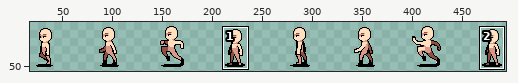
Edited in one commit: sprite sheet (public/assets/Characters/Human/Inworld/Move/South/sheet.png). Above, an overview of the earlier version with the close-up marked.
Close-up. Before the edit:
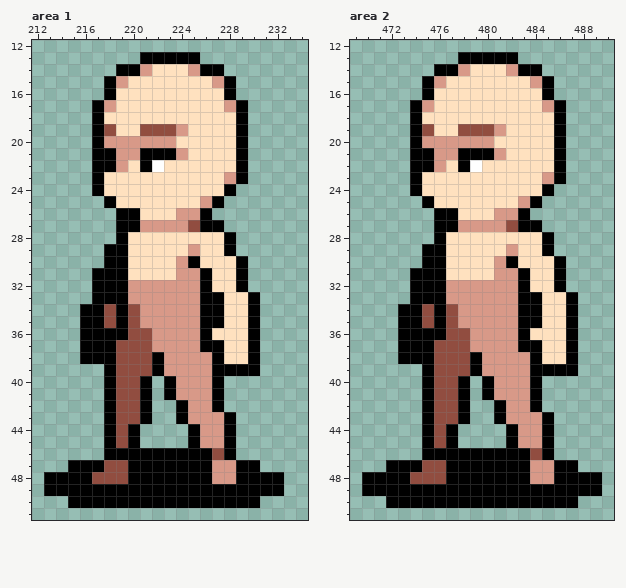
The file is 512x64 pixels. Shown: area 1: x 212..234, y 12..51; area 2: x 469..490, y 12..51. The wide view leaves out empty margins. The commit also changed other parts of the picture, which this record leaves out.
The same view after the edit:
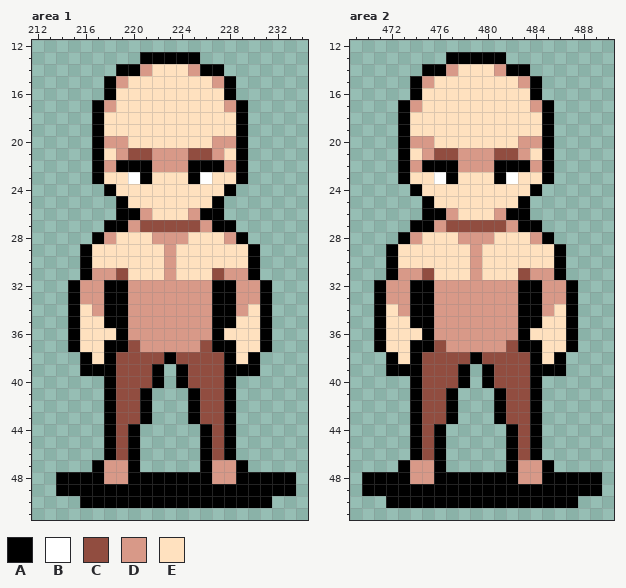
Palette (. is transparent): A #000000  B #ffffff  C #914d40  D #d89988  E #ffe1bf
The exact change:
Changed rows in their new state; - is an unchanged pixel.
Area 1:
first column x 213:
19 -----E--EEEE---------
20 -------EEEE---DD-----
21 -----E-CCDD-CCD------
22 -----DAA-DDDAAAD-----
23 -------BA---AB-E-----
24 ----.A---------------
25 -----.A------E-------
26 --------D--E--A------
27 -----A-DCCCC-D-A-----
28 ----ADE--DDD---DA----
29 ---AEEE---D-E--EEA---
30 ---AEEE---DEE---EA---
31 ---ADDC---DEEECDDA---
32 --ADD--------DAADDA--
33 --ADD--------D-ADDA--
34 --AEDA-D-----D-ADEA--
35 --AEEA-D-----D-A-EA--
36 --AEEE-DD----DA--EA--
37 --AEE-A-D----C-A-EA--
38 ----E----CACCCCA-----
39 ---AA-----.ACCC------
40 --------CA.ACCCA-----
41 ----------..ACCA-----
42 -----------.ACCA-----
43 -----------.ACC------
44 ------------.AC------
45 ------------.AC------
46 ------C-.....--------
47 --..-DD-.....----.---
48 .---ADD-------------A
49 .-------------------A
50 --.---------------A--
Area 2:
first column x 471:
13 ------A----.-----
14 ----A-DE--DA-.---
15 ---ADE------DA.--
16 ---AE--------A.--
17 --ADE--------DA.-
18 --AE----------A.-
19 --AEE--EEEE---A.-
20 --AD-EEEEE--DDA.-
21 --AEDCCDDDCCD-A.-
22 --AD-AADDDAAADA.-
23 --AE-BA---AB--A.-
24 -------------A.--
25 ------------A.---
26 ----A-D----A-----
27 ---AADCCCCCD-----
28 --ADEE-DDD---D---
29 -AEEEE--D--E--EA-
30 -AEEEE--D-EE-----
31 -ADDCE--D-EECDD--
32 ADD--D-------ADDA
33 ADD--D--------DD-
34 AED-ADD-------D--
35 AEE-ADD----------
36 AEEE-DDD---------
37 AEE---DD---C-----
38 -AE-C----CCCC--A.
39 -AAAC--A.ACCC---.
40 ---AC-----CCC----
41 ---AC-A.-.ACC----
42 ---AC-A.---CC----
43 ---AC-A.---CCA.--
44 ---ACA.-----CA.--
45 ---ACA.-----CA.--
46 ---AC-.....-CA.--
47 -.-DDA.....-D-A..
48 ---DDA------D-A--
